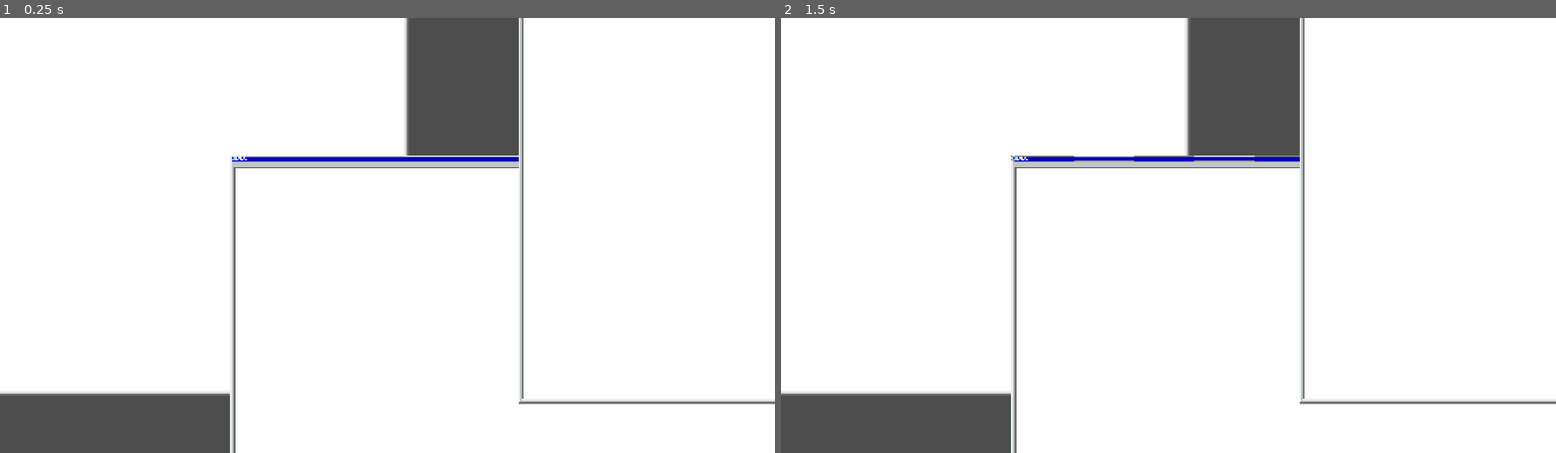
Above: before the commit, frames 1-2 (left to right).
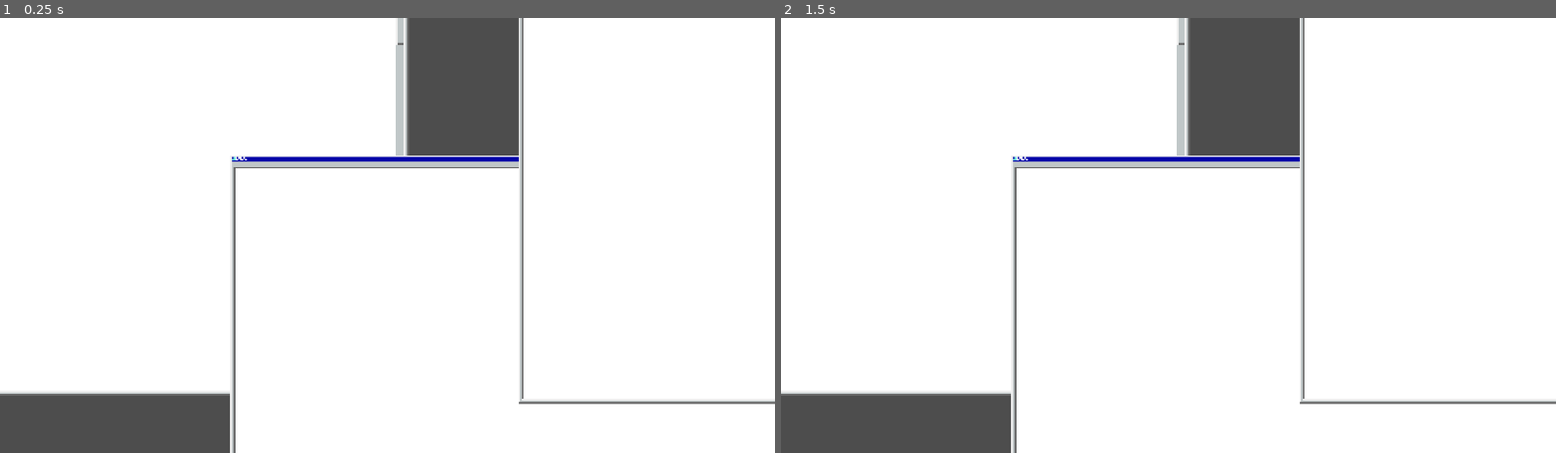
Above: after the commit, the same moments.

Repository: ManechLepage/BHX9
Game: Godot game, scene res://Scenes/main.tscn
Two runs of this game, one before a commit and one after it. Both use one fixed random seed, a clock stepped at 60 frames per second and the inputs below.
Inputs (mouse positions are in pixels of both pictures, inside the frame that each line leads up to):
- Up to frame 1 (0.25 s): no input
- Up to frame 2 (1.5 s): click (1315, 157) at 0.5 s; click (1315, 157) at 1.25 s

The runs differ from the first frame. In frame 1, 0.3% of the frame differs, in the area x 51-53%, y 0-32%; in frame 2, 0.5%, in the area x 29-67%, y 0-34%.

Commit message:
added scroll bars

Diff:
--- a/bhx-9/Scenes/Windows/window.tscn
+++ b/bhx-9/Scenes/Windows/window.tscn
@@ -21,3 +21,22 @@
 offset_bottom = 4.0
 grow_horizontal = 2
 flat = true
+
+[node name="ScrollContainer" type="ScrollContainer" parent="."]
+layout_mode = 1
+anchors_preset = 15
+anchor_right = 1.0
+anchor_bottom = 1.0
+offset_left = 3.0
+offset_top = 8.0
+offset_right = -3.0
+offset_bottom = -3.0
+grow_horizontal = 2
+grow_vertical = 2
+
+[node name="VScrollBar" type="VScrollBar" parent="ScrollContainer"]
+layout_mode = 2
+size_flags_horizontal = 10
+size_flags_vertical = 3
+max_value = 3.0
+page = 1.0
--- a/bhx-9/Visual/main.tres
+++ b/bhx-9/Visual/main.tres
@@ -67,6 +67,16 @@
 expand_margin_bottom = 2.0
 region_rect = Rect2(0, 0, 32, 32)
 
+[sub_resource type="StyleBoxFlat" id="StyleBoxFlat_y6i65"]
+content_margin_left = 2.0
+content_margin_right = 2.0
+bg_color = Color(0.7529412, 0.78039217, 0.78431374, 1)
+corner_detail = 1
+expand_margin_left = 1.0
+expand_margin_top = 1.0
+expand_margin_right = 1.0
+expand_margin_bottom = 1.0
+
 [resource]
 default_font = ExtResource("1_tiivk")
 default_font_size = 19
@@ -76,3 +86,7 @@
 Button/styles/normal = SubResource("StyleBoxTexture_rcuxm")
 Button/styles/pressed = SubResource("StyleBoxTexture_isbx3")
 PanelContainer/styles/panel = SubResource("StyleBoxTexture_1tyxu")
+VScrollBar/styles/grabber = SubResource("StyleBoxTexture_rcuxm")
+VScrollBar/styles/grabber_highlight = SubResource("StyleBoxTexture_rcuxm")
+VScrollBar/styles/grabber_pressed = SubResource("StyleBoxTexture_isbx3")
+VScrollBar/styles/scroll = SubResource("StyleBoxFlat_y6i65")
Not shown: 1 places in bhx-9/Visual/main.tres that only renumber resources
